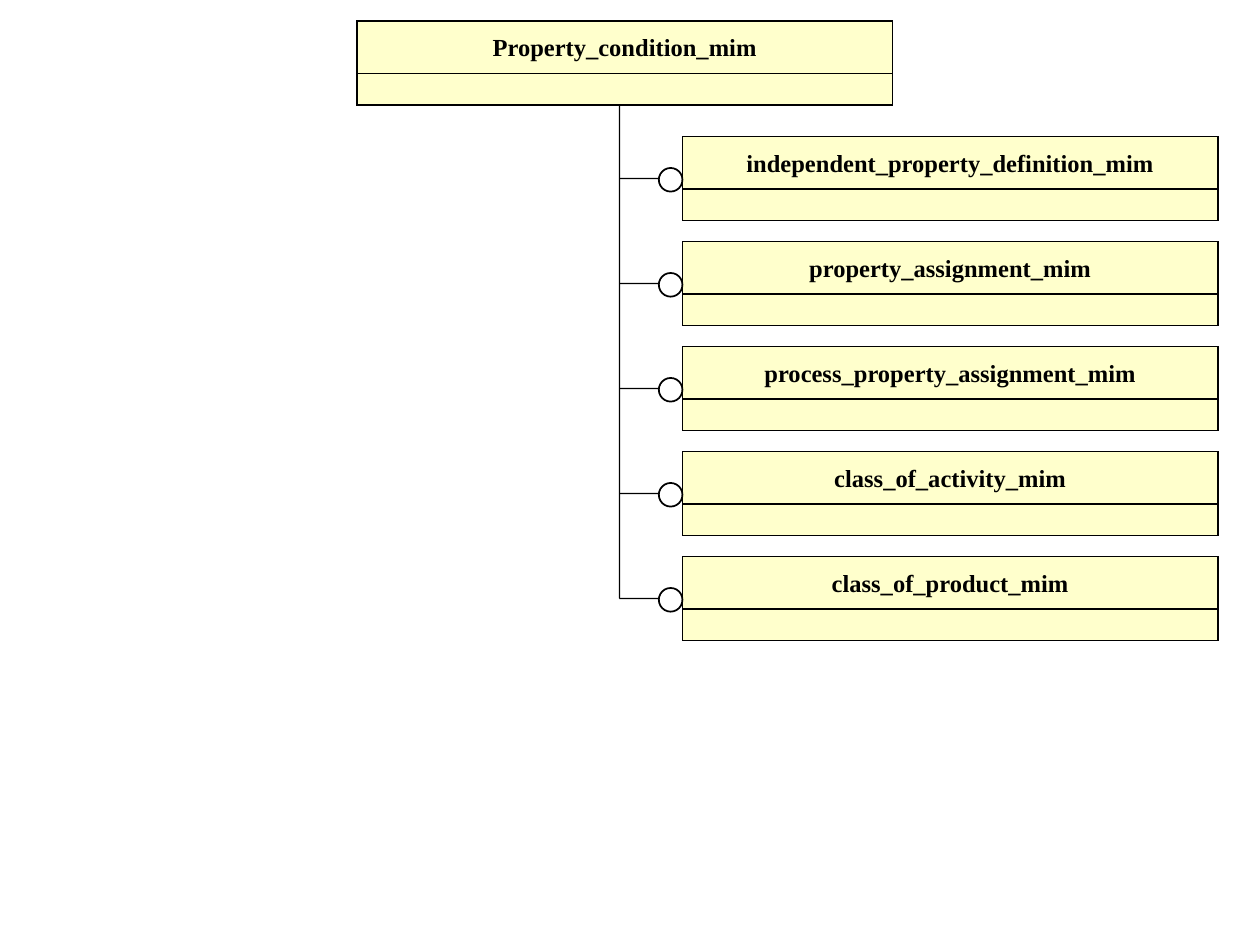
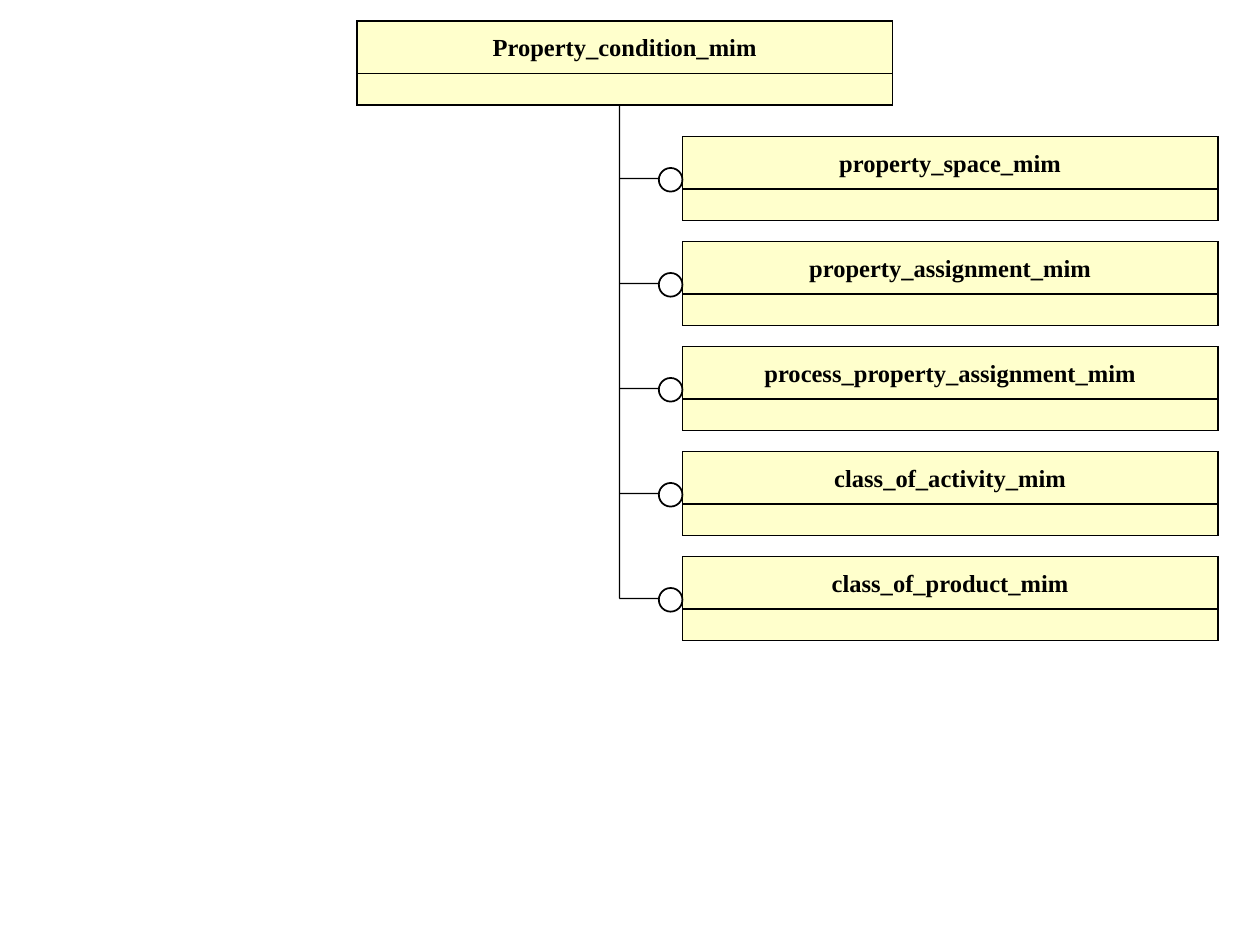
Before and after one commit to starseeker/stepmod_mirror, a slide deck: slide 3 of data/modules/property_condition/property_condition.ppt. Drawn at 1260x945 pixels with LibreOffice and Linux fonts; fonts in the diff are those of the drawing. Boxes give left, top, right and bottom in pixels: in the first picture for what was removed or moved away, otherwise in the second. Text is boxed around its words. In the diff, an @@ line names an element or a change of style, - is before the commit and + after.

```diff
--- a/data/modules/property_condition/property_condition.ppt
+++ b/data/modules/property_condition/property_condition.ppt
@@ text in rectangle at [839,155,1061,178]: text changed @@
-independent_property_definition_mim
+property_space_mim
```
Also in this commit, not shown: 3 other slides changed, 23 other files.
